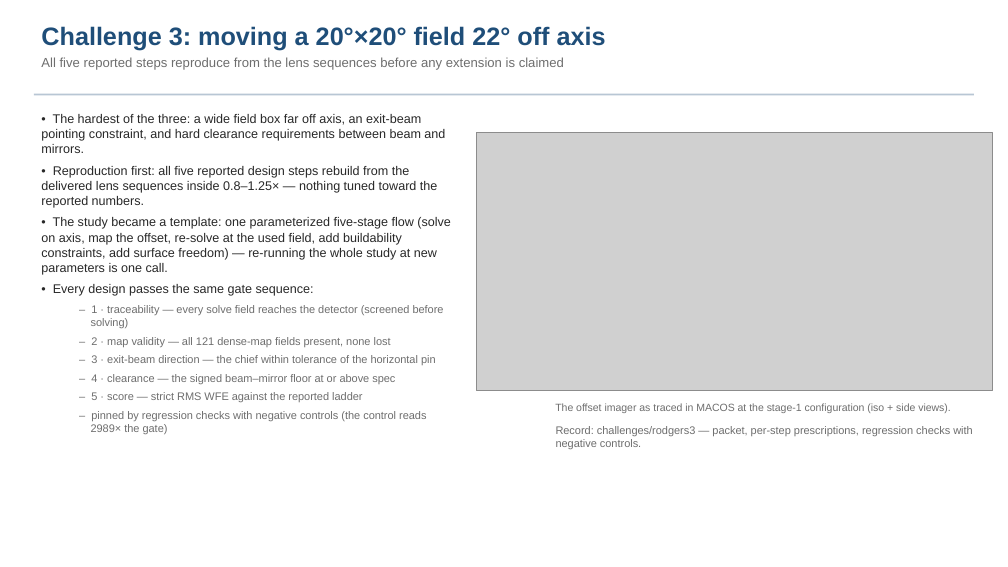
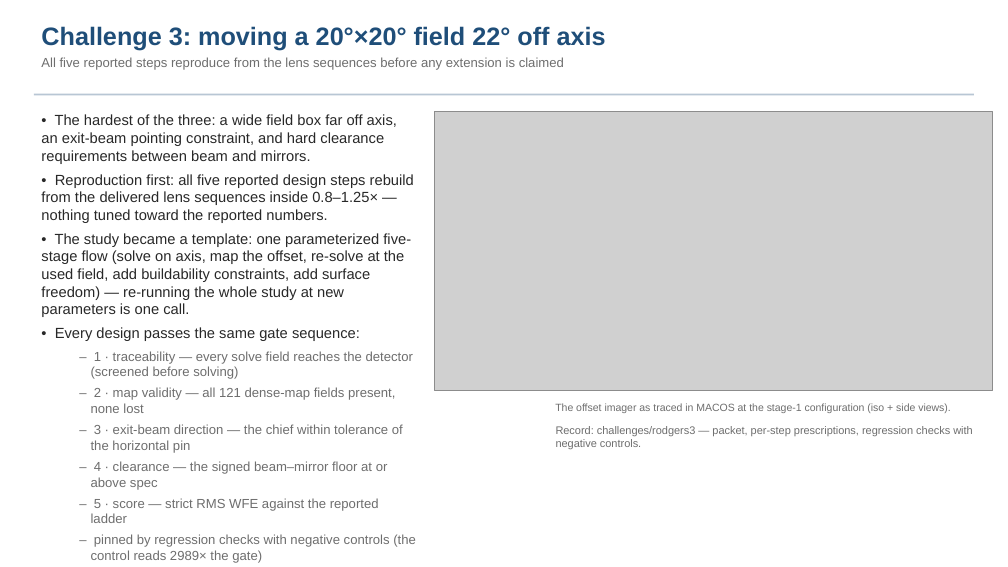
Before and after one commit to nasa-jpl/macos, a slide deck: slide 6 of demo_session/baseline_pass3.pptx. Drawn at 1008x567 pixels with LibreOffice and Linux fonts; fonts in the diff are those of the drawing; grey boxes stand for pictures. Boxes give left, top, right and bottom in pixels: in the first picture for what was removed or moved away, otherwise in the second. Text is boxed around its words. In the diff, an @@ line names an element or a change of style, - is before the commit and + after.

```diff
--- a/demo_session/baseline_pass3.pptx
+++ b/demo_session/baseline_pass3.pptx
@@ text "• The hardest of the ..." at [41, 114, 416, 563]: size 12 to 14 pt in "• The hardest of the three: a ...", "• Reproduction first: all five reported design ...", "• The study became a template: one ...", "• Every design passes the same gate ..."; size 10.5 to 12.5 pt in "– 1 · traceability — every solve ...", "– 2 · map validity — all ...", "– 3 · exit-beam direction — the ...", "– 4 · clearance — the signed ..." and 2 more places @@
@@ picture: place and size @@
-picture at [476, 132, 993, 391]
+picture at [435, 111, 993, 391]
```
Also in this commit, not shown: 4 other slides changed, 6 other files.
